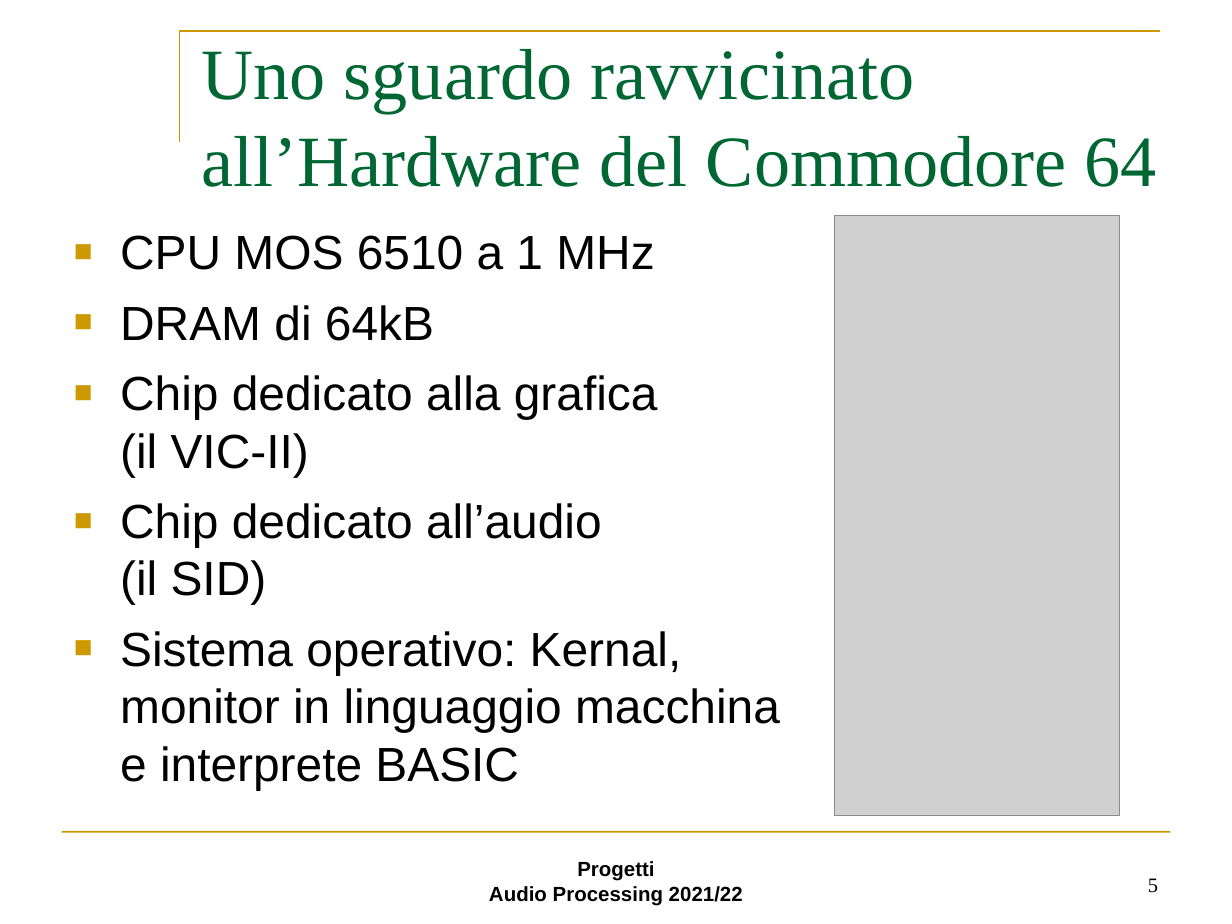
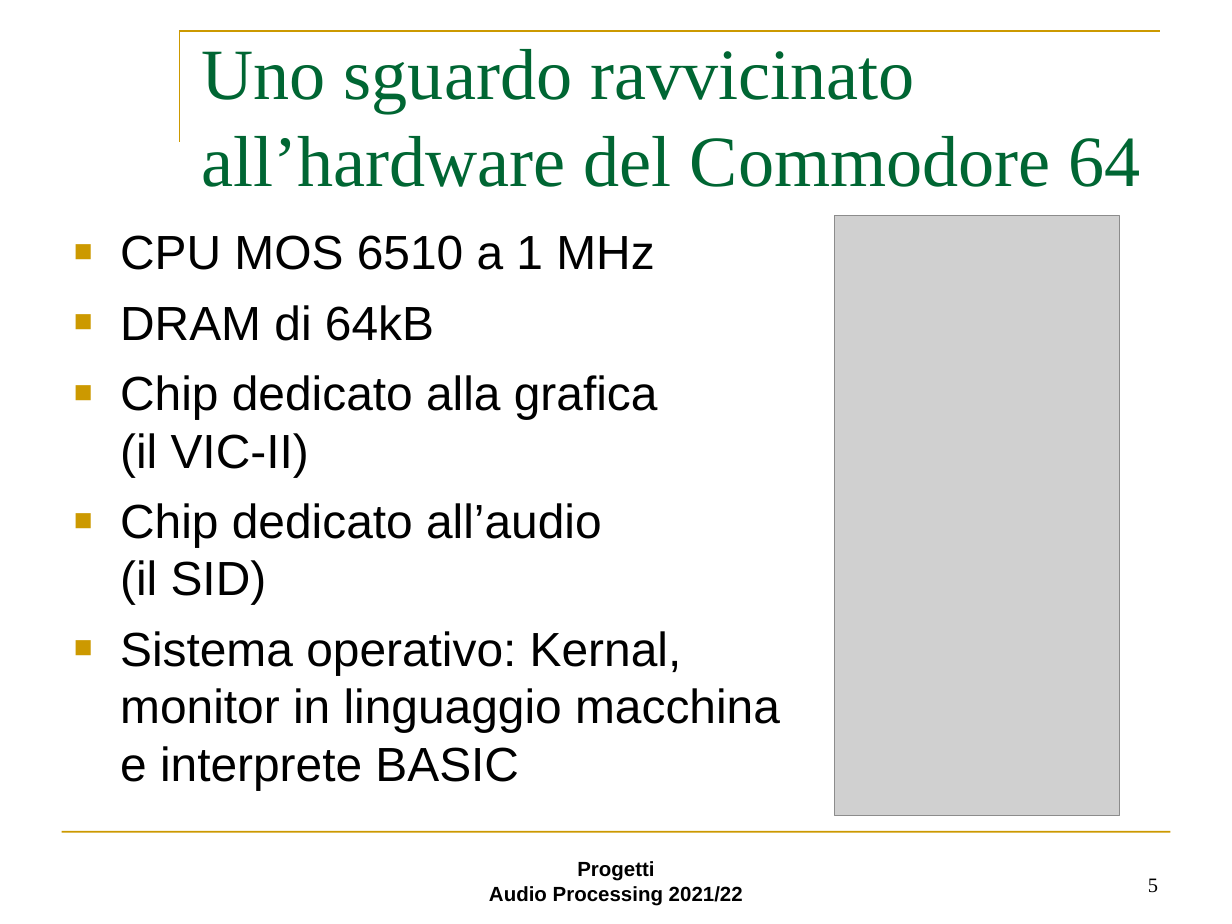
Before and after one commit to Gallo00/Progetto-AUDIO, a slide deck: slide 5 of step3.ppt. Drawn at 1232x924 pixels with LibreOffice and Linux fonts; fonts in the diff are those of the drawing; grey boxes stand for pictures; background and template pictures are left out. Boxes give left, top, right and bottom in pixels: in the first picture for what was removed or moved away, otherwise in the second. Text is boxed around its words. In the diff, an @@ line names an element or a change of style, - is before the commit and + after.

```diff
--- a/step3.ppt
+++ b/step3.ppt
@@ title at (x1=201, y1=49, x2=1141, y2=187): text changed @@
-Uno sguardo ravvicinato all’Hardware del Commodore 64
+Uno sguardo ravvicinato all’hardware del Commodore 64
```
Also in this commit, not shown: 6 other slides changed, 3 slides added, 3 slides removed.
